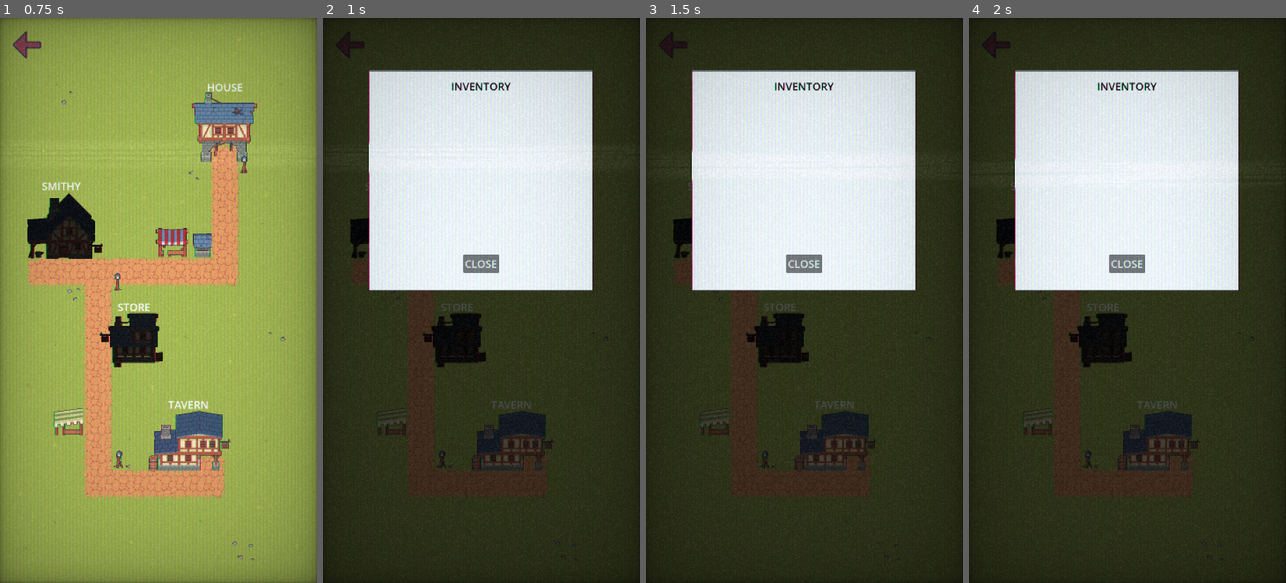
Above: before the commit, frames 1-4 (left to right).
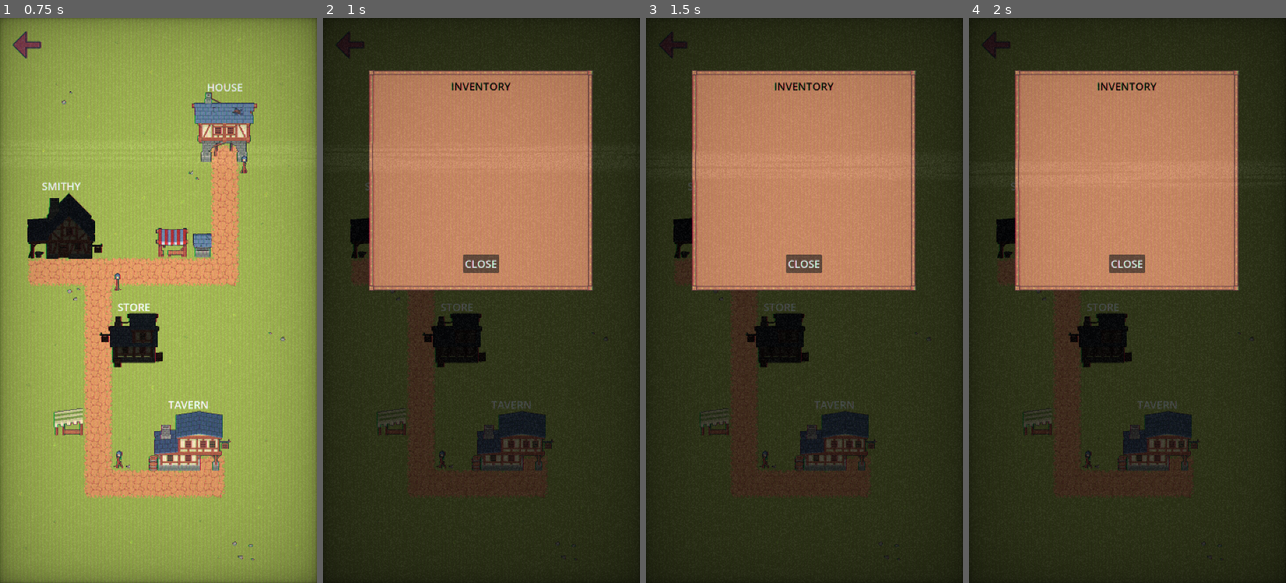
Above: after the commit, the same moments.

Repository: ant290/MoleBreaker
Game: Godot game, scene res://scenes/town/town.tscn
Two runs of this game, one before a commit and one after it. Both use one fixed random seed, a clock stepped at 60 frames per second and the inputs below. This scene is started directly instead of the project's main scene.
Inputs (mouse positions are in pixels of both pictures, inside the frame that each line leads up to):
- Up to frame 1 (0.75 s): move the mouse to (225, 125) at 0.52 s; hold Right (ui_right) from 0.53 s (still down); click (225, 125) at 0.67 s
- Up to frame 2 (1 s): keep holding Right (ui_right)
- Up to frame 3 (1.5 s): keep holding Right (ui_right); move the mouse to (899, 385) at 1.27 s
- Up to frame 4 (2 s): keep holding Right (ui_right)

Frame 1 is identical in both runs. In frame 2, 28% of the frame differs, in the area x 14-86%, y 9-49%; in frame 3, 28%; in frame 4, 28%.

Commit message:
updated panel graphics

Diff:
--- a/mole-breaker/scenes/inventory_popup.tscn
+++ b/mole-breaker/scenes/inventory_popup.tscn
@@ -1,14 +1,14 @@
-[gd_scene load_steps=5 format=3 uid="uid://d32bg47cji12w"]
+[gd_scene format=3 uid="uid://d32bg47cji12w"]
 
-[ext_resource type="Texture2D" uid="uid://co24y1iailax" path="res://assets/DemoUiBackgroundNineRect.png" id="1_ajo4i"]
 [ext_resource type="Script" uid="uid://lpx3hxn6obsv" path="res://scripts/inventory_popup.gd" id="1_cstkm"]
+[ext_resource type="Texture2D" uid="uid://dk2ypv5mvf68a" path="res://assets/woodNineRect.png" id="2_j34ho"]
 [ext_resource type="Theme" uid="uid://cnkgqea1hlwgw" path="res://themes/settings_theme.tres" id="3_j34ho"]
 
 [sub_resource type="LabelSettings" id="LabelSettings_j34ho"]
 font_size = 24
 font_color = Color(0, 0, 0, 1)
 
-[node name="OverlayShadow" type="ColorRect"]
+[node name="OverlayShadow" type="ColorRect" unique_id=1278439784]
 process_mode = 3
 anchors_preset = 15
 anchor_right = 1.0
@@ -18,19 +18,21 @@
 color = Color(0, 0, 0, 0.7254902)
 script = ExtResource("1_cstkm")
 
-[node name="UiPopup" type="NinePatchRect" parent="."]
+[node name="UiPopup" type="NinePatchRect" parent="." unique_id=761637598]
 layout_mode = 0
 offset_left = 105.0
 offset_top = 119.0
 offset_right = 614.0
 offset_bottom = 619.0
-texture = ExtResource("1_ajo4i")
-patch_margin_left = 5
-patch_margin_top = 5
-patch_margin_right = 5
-patch_margin_bottom = 5
+texture = ExtResource("2_j34ho")
+patch_margin_left = 12
+patch_margin_top = 12
+patch_margin_right = 12
+patch_margin_bottom = 12
+axis_stretch_horizontal = 2
+axis_stretch_vertical = 1
 
-[node name="Title" type="Label" parent="UiPopup"]
+[node name="Title" type="Label" parent="UiPopup" unique_id=1771173603]
 layout_mode = 1
 anchors_preset = 5
 anchor_left = 0.5
@@ -43,7 +45,7 @@
 text = "INVENTORY"
 label_settings = SubResource("LabelSettings_j34ho")
 
-[node name="VBoxContainer" type="VBoxContainer" parent="UiPopup"]
+[node name="VBoxContainer" type="VBoxContainer" parent="UiPopup" unique_id=2059397886]
 layout_mode = 1
 anchors_preset = 5
 anchor_left = 0.5
@@ -54,7 +56,7 @@
 offset_bottom = 295.0
 grow_horizontal = 2
 
-[node name="CloseButton" type="Button" parent="UiPopup"]
+[node name="CloseButton" type="Button" parent="UiPopup" unique_id=1760897663]
 layout_mode = 1
 anchors_preset = 7
 anchor_left = 0.5
Binary file added: mole-breaker/assets/woodNineRect.png
Not shown, added: mole-breaker/assets/woodNineRect.png.import
